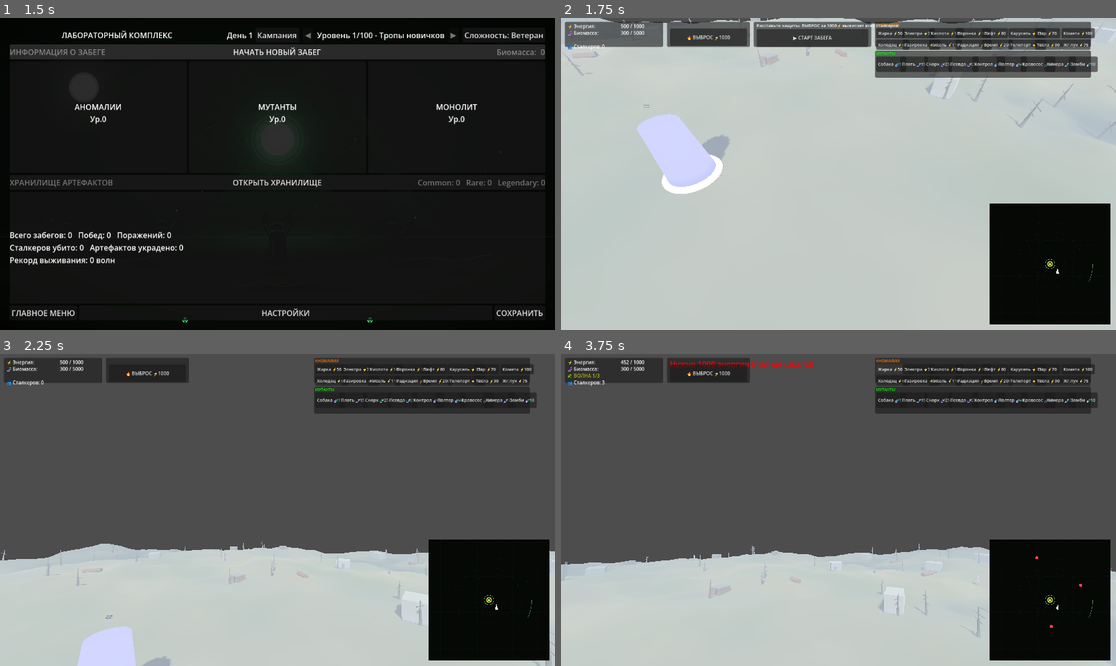
Above: before the commit, frames 1-4 (two rows, left to right).
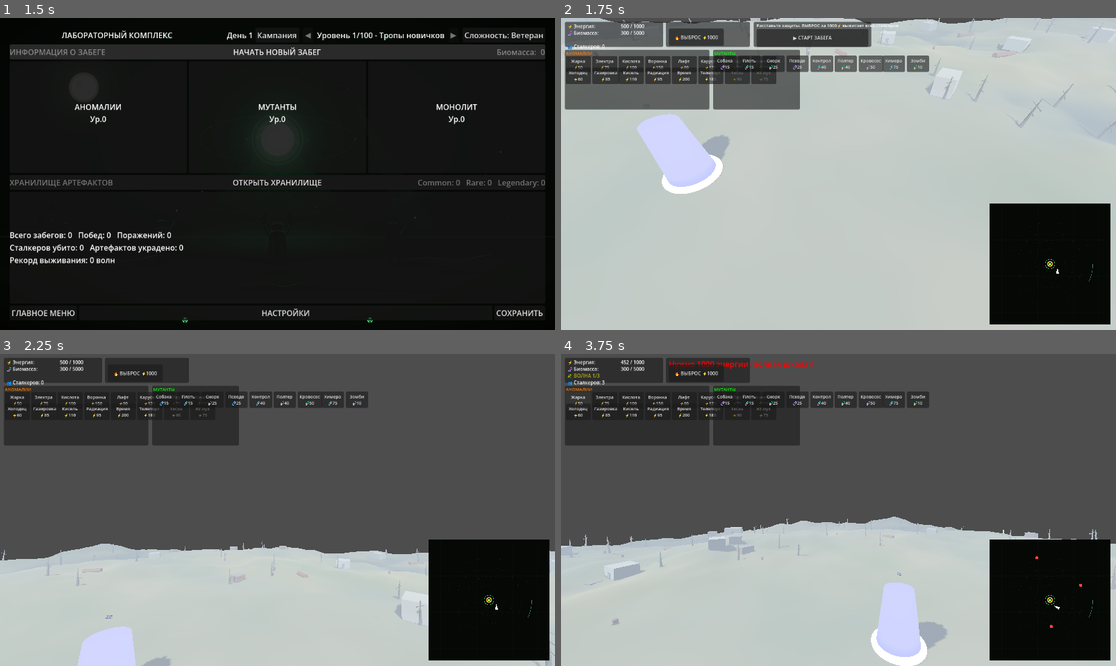
Above: after the commit, the same moments.

Repository: MisStiCc/StalkerRevert
Game: Godot game, scene res://scenes/ui/main_menu.tscn
The game is run twice, just before and just after one commit, with the same random seed, the same clock (stepped at 60 frames per second) and the same inputs.
Inputs:
- Up to frame 1 (1.5 s): click "НОВАЯ ИГРА" at 0.5 s; click "НАЧАТЬ НОВЫЙ ЗАБЕГ" at 1.25 s
- Up to frame 2 (1.75 s): no input
- Up to frame 3 (2.25 s): click "▶ СТАРТ ЗАБЕГА" at 2 s
- Up to frame 4 (3.75 s): click "🔥 ВЫБРОС ⚡1000" at 2.75 s; click "Жарка ⚡50" at 3.5 s

Frame 1 is identical in both runs. In frame 2, 16% of the frame differs, in the area x 0-97%, y 1-30%; in frame 3, 15%; in frame 4, 24%, in the area x 0-100%, y 1-100%.

Commit message:
ui: ценники в две строки на кнопках, компактная кнопка выброса
- кнопки аномалий (3 колонки x 98px) и мутантов (3 x 57px): имя и
  цена в две строки (Жарка | ⚡50), шрифт 9 - цены полностью видны
- панель выброса сужена (218-392), кнопка ВЫБРОС компактнее (114px)

Проверено headless: текст кнопки 'Жарка|⚡50' шрифт 9, кнопка внутри
панели, пересечений панелей нет.

Diff:
--- a/ui/hud/hud.gd
+++ b/ui/hud/hud.gd
@@ -114,10 +114,12 @@
 	}
 	for btn in anomalies:
 		var cost: int = int(am.get_anomaly_cost(anomalies[btn])) if am else 0
-		btn.text = btn.text + " ⚡" + str(cost)
+		btn.text = btn.text + "
+⚡" + str(cost)
 	for btn in mutants:
 		var cost: int = int(sm.get_mutant_cost(mutants[btn])) if sm else 0
-		btn.text = btn.text + " 🧬" + str(cost)
+		btn.text = btn.text + "
+🧬" + str(cost)
 
 
 func _connect_buttons():
--- a/ui/hud/hud.tscn
+++ b/ui/hud/hud.tscn
@@ -54,7 +54,7 @@
 visible = true
 
 [node name="EmissionPanel" type="Panel" parent="."]
-offset_left = 220.0
+offset_left = 218.0
 offset_top = 8.0
 offset_right = 392.0
 offset_bottom = 60.0
@@ -64,6 +64,7 @@
 offset_left = 6.0
 offset_top = 1.0
 theme_override_font_sizes/font_size = 10
+theme_override_font_sizes/font_size = 10
 text = ""
 theme_override_colors/font_color = Color(1, 0, 0, 1)
 theme_override_font_sizes/font_size = 16
@@ -72,30 +73,33 @@
 offset_left = 96.0
 offset_top = 1.0
 theme_override_font_sizes/font_size = 10
+theme_override_font_sizes/font_size = 10
 text = ""
 theme_override_colors/font_color = Color(1, 0.5, 0, 1)
 
 [node name="EmissionButton" type="Button" parent="EmissionPanel"]
 offset_left = 6.0
 offset_top = 14.0
-offset_right = 166.0
+offset_right = 120.0
 offset_bottom = 50.0
+theme_override_font_sizes/font_size = 9
 theme_override_font_sizes/font_size = 10
 text = "🔥 ВЫБРОС ⚡1000"
 
 [node name="AnomalyPanel" type="Panel" parent="."]
-offset_left = 652.0
-offset_top = 8.0
-offset_right = 1100.0
-offset_bottom = 60.0
+offset_left = 8.0
+offset_top = 66.0
+offset_right = 308.0
+offset_bottom = 190.0
 color = Color(0.1, 0.1, 0.1, 0.8)
 
 [node name="Title" type="Label" parent="AnomalyPanel"]
 offset_left = 2.0
-offset_top = 0.0
+offset_top = 1.0
 theme_override_font_sizes/font_size = 9
 theme_override_font_sizes/font_size = 8
 theme_override_font_sizes/font_size = 8
+theme_override_font_sizes/font_size = 9
 text = "АНОМАЛИИ"
 theme_override_colors/font_color = Color(1, 0.5, 0, 1)
 
@@ -228,18 +232,19 @@
 text = "Жг.пух"
 
 [node name="MutantPanel" type="Panel" parent="."]
-offset_left = 652.0
-offset_top = 68.0
-offset_right = 1100.0
-offset_bottom = 124.0
+offset_left = 316.0
+offset_top = 66.0
+offset_right = 496.0
+offset_bottom = 190.0
 color = Color(0.1, 0.1, 0.1, 0.8)
 
 [node name="Title" type="Label" parent="MutantPanel"]
 offset_left = 2.0
-offset_top = 0.0
+offset_top = 1.0
 theme_override_font_sizes/font_size = 9
 theme_override_font_sizes/font_size = 8
 theme_override_font_sizes/font_size = 8
+theme_override_font_sizes/font_size = 9
 text = "МУТАНТЫ"
 theme_override_colors/font_color = Color(0, 1, 0, 1)
 
